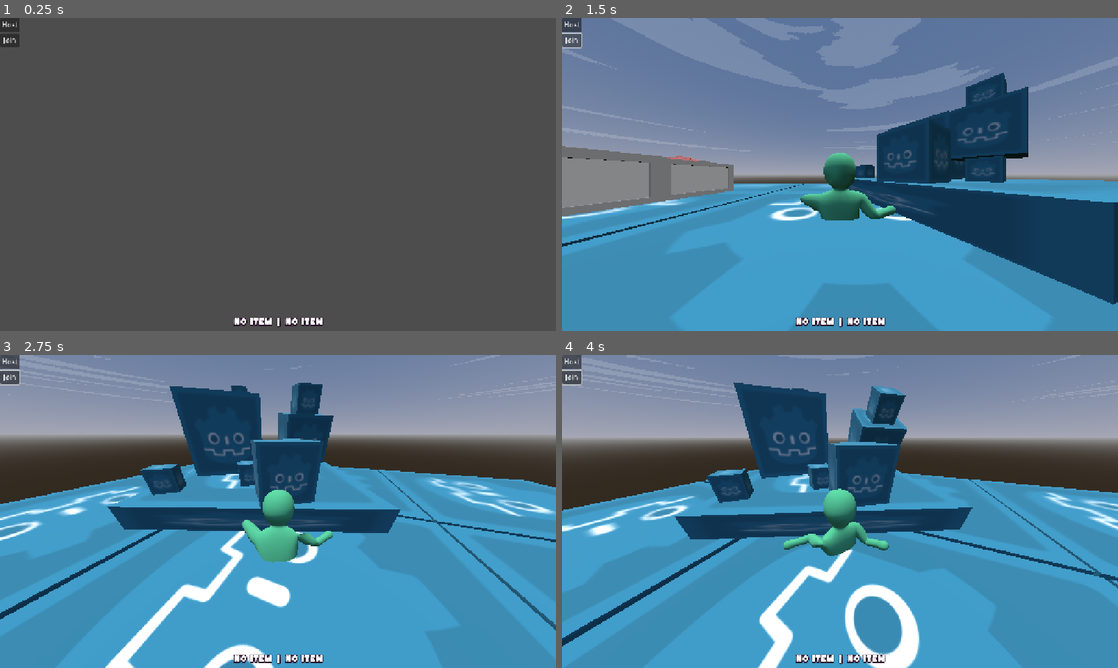
Above: before the commit, frames 1-4 (two rows, left to right).
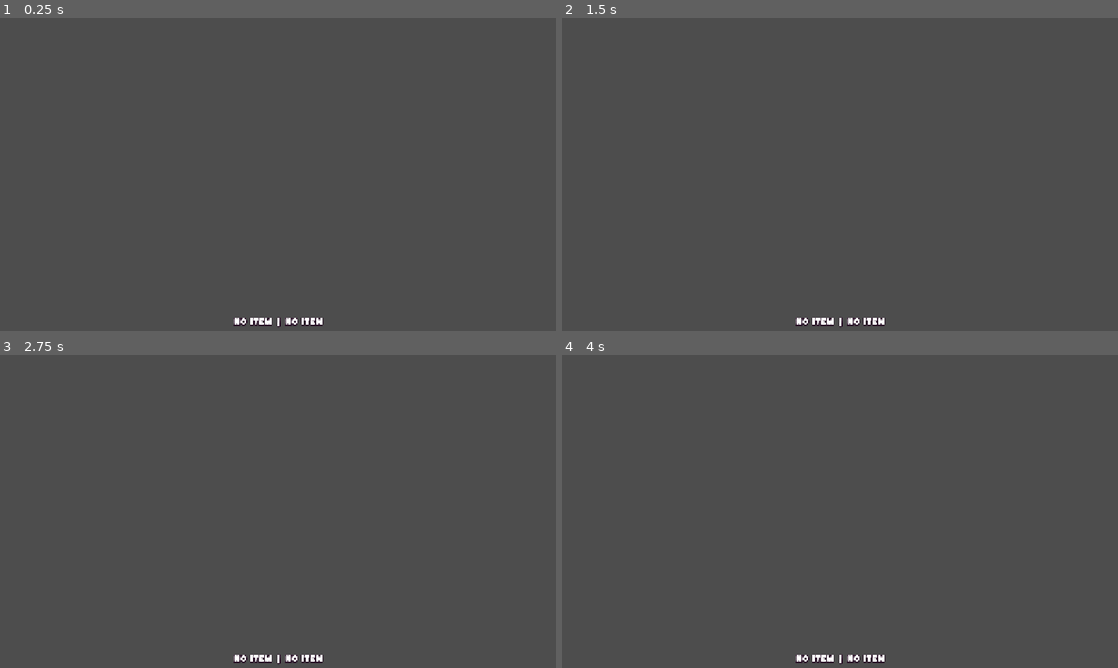
Above: after the commit, the same moments.

Repository: Lost-Rabbit-Digital/ChefWobbles
Game: Godot game, scene res://scenes/worlds/demo_scene.tscn
Two runs of this game, one before a commit and one after it. Both use one fixed random seed, a clock stepped at 60 frames per second and the inputs below. Sound files missing from this copy of the repository are replaced by a short silence.
Inputs (mouse positions are in pixels of both pictures, inside the frame that each line leads up to):
- Up to frame 1 (0.25 s): no input
- Up to frame 2 (1.5 s): click (573, 24) at 0.5 s, where only the run before the commit has a clickable "Host"; click (573, 39) at 1.25 s, where only the run before the commit has a clickable "Join"
- Up to frame 3 (2.75 s): move the mouse to (305, 511) at 2.02 s; press the mouse at (305, 511) at 2.03 s; hold W (move_forward) from 2.03 s (still down)
- Up to frame 4 (4 s): keep holding W (move_forward); move the mouse to (812, 511) at 2.77 s; release the mouse at (812, 511) at 2.78 s; right-click (812, 511) at 2.85 s; move the mouse to (851, 505) at 3.52 s; tap R (ragdoll) at 3.6 s

The runs differ from the first frame. In frame 1, 0.3% of the frame differs, in the area x 0-4%, y 0-10%; in frame 2, 99%, in the area x 0-100%, y 0-100%; in frame 3, 97%; in frame 4, 97%.

Commit message:
Linked the multiplayer to the main menu

Diff:
--- a/godot_project/Scenes/character.tscn
+++ b/godot_project/Scenes/character.tscn
@@ -303,10 +303,10 @@
 shape = SubResource("BoxShape3D_fo83p")
 
 [node name="Physical Bone LArm1" type="PhysicalBone3D" parent="Physical/Armature/Skeleton3D" index="2"]
-transform = Transform3D(-3.55754e-20, 0, -1, -1, 7.54975e-08, 3.55754e-20, 7.54975e-08, 1, 0, 0.91576, 1, 0)
-joint_type = 2
-joint_offset = Transform3D(1, 0, 0, 0, 1, 0, 0, 0, 1, 1.12071e-20, 3.18525e-33, 0.31882)
-body_offset = Transform3D(1, 2.84217e-13, -3.51519e-20, -3.51519e-20, 0, -1, -2.84217e-13, 1, 0, 0, 0.31882, 0)
+transform = Transform3D(-3.64224e-20, 0, -1, -1, 7.54975e-08, 3.64224e-20, 7.54975e-08, 1, 0, 0.91576, 1, 0)
+joint_type = 2
+joint_offset = Transform3D(1, 0, 0, 0, 1, 0, 0, 0, 1, 1.14772e-20, 3.26201e-33, 0.31882)
+body_offset = Transform3D(1, 2.84217e-13, -3.59989e-20, -3.59989e-20, 0, -1, -2.84217e-13, 1, 0, 0, 0.31882, 0)
 friction = 0.2
 linear_damp_mode = 1
 angular_damp = 1.0
@@ -322,10 +322,10 @@
 shape = SubResource("CapsuleShape3D_qknsb")
 
 [node name="Physical Bone LArm2" type="PhysicalBone3D" parent="Physical/Armature/Skeleton3D" index="3"]
-transform = Transform3D(-3.55754e-20, 0, -1, -1, 7.54975e-08, 3.55754e-20, 7.54975e-08, 1, 0, 1.61445, 1, -1.42109e-14)
-joint_type = 2
-joint_offset = Transform3D(1, 0, 0, 0, 1, 0, 0, 0, 1, 1.33532e-20, 7.10543e-15, 0.379871)
-body_offset = Transform3D(1, 2.84217e-13, -3.51519e-20, -3.51519e-20, 0, -1, -2.84217e-13, 1, 0, 0, 0.379871, -7.10543e-15)
+transform = Transform3D(-3.64224e-20, 0, -1, -1, 7.54975e-08, 3.64224e-20, 7.54975e-08, 1, 0, 1.61445, 1, -1.42109e-14)
+joint_type = 2
+joint_offset = Transform3D(1, 0, 0, 0, 1, 0, 0, 0, 1, 1.36749e-20, 7.10543e-15, 0.379871)
+body_offset = Transform3D(1, 2.84217e-13, -3.59989e-20, -3.59989e-20, 0, -1, -2.84217e-13, 1, 0, 0, 0.379871, -7.10543e-15)
 friction = 0.2
 linear_damp_mode = 1
 angular_damp = 1.0
@@ -441,10 +441,10 @@
 [node name="LeftFootAudioPlayer" type="AudioStreamPlayer3D" parent="Physical/Armature/Skeleton3D/Physical Bone LLeg2"]
 
 [node name="Physical Bone RLeg1" type="PhysicalBone3D" parent="Physical/Armature/Skeleton3D" index="8"]
-transform = Transform3D(5.29556e-08, 0.999677, 0.0254164, 0.544879, -0.0213121, 0.838244, 0.838515, 0.0138488, -0.544703, -0.386654, -0.241816, 0.145382)
-joint_type = 2
-joint_offset = Transform3D(1, 0, 0, 0, 1, 0, 0, 0, 1, -1.1488e-06, -8.89274e-07, 0.2669)
-body_offset = Transform3D(1, -2.79397e-07, -3.57628e-07, -3.27826e-07, 2.59373e-07, -1, 2.47732e-07, 1, 2.05357e-07, 1.24425e-06, 0.2669, 8.34465e-07)
+transform = Transform3D(5.10935e-08, 0.999677, 0.0254164, 0.544879, -0.0213121, 0.838244, 0.838515, 0.0138488, -0.544703, -0.386653, -0.241816, 0.145382)
+joint_type = 2
+joint_offset = Transform3D(1, 0, 0, 0, 1, 0, 0, 0, 1, -1.1488e-06, -9.48382e-07, 0.2669)
+body_offset = Transform3D(1, -2.77534e-07, -3.57628e-07, -3.27826e-07, 2.55648e-07, -1, 2.45869e-07, 1, 2.03494e-07, 1.24425e-06, 0.2669, 8.9407e-07)
 friction = 0.2
 linear_damp_mode = 1
 angular_damp = 1.0
@@ -460,10 +460,10 @@
 shape = SubResource("CapsuleShape3D_b1rjh")
 
 [node name="Physical Bone RLeg2" type="PhysicalBone3D" parent="Physical/Armature/Skeleton3D" index="9"]
-transform = Transform3D(1.64828e-07, 1, 9.75557e-07, 0.544879, -9.0783e-07, 0.838515, 0.838515, 3.93349e-07, -0.544879, -0.393436, -0.689271, 0.436144)
-joint_type = 2
-joint_offset = Transform3D(1, 0, 0, 0, 1, 0, 0, 0, 1, -3.43664e-07, -2.25248e-06, 0.266814)
-body_offset = Transform3D(1, -3.91908e-07, -3.8743e-07, -3.57628e-07, 3.37076e-07, -1, 3.57627e-07, 1, 2.8824e-07, 4.47035e-07, 0.266814, 2.17557e-06)
+transform = Transform3D(1.64828e-07, 1, 9.75557e-07, 0.544879, -9.0783e-07, 0.838515, 0.838515, 3.9335e-07, -0.544879, -0.393436, -0.689271, 0.436144)
+joint_type = 2
+joint_offset = Transform3D(1, 0, 0, 0, 1, 0, 0, 0, 1, -3.43664e-07, -2.31208e-06, 0.266814)
+body_offset = Transform3D(1, -3.91907e-07, -3.8743e-07, -3.57628e-07, 3.37076e-07, -1, 3.57627e-07, 1, 2.88241e-07, 4.47035e-07, 0.266814, 2.23517e-06)
 friction = 0.2
 linear_damp_mode = 1
 angular_damp = 1.0
--- a/godot_project/project.godot
+++ b/godot_project/project.godot
@@ -46,6 +46,7 @@
 glass_objects=""
 paper_objects=""
 flesh_objects=""
+remote_players=""
 
 [input]
 
--- a/godot_project/scenes/user_interface/main_menu.tscn
+++ b/godot_project/scenes/user_interface/main_menu.tscn
@@ -1,5 +1,6 @@
-[gd_scene load_steps=2 format=3 uid="uid://ddlj3gyuqhkn5"]
+[gd_scene load_steps=3 format=3 uid="uid://ddlj3gyuqhkn5"]
 
+[ext_resource type="Script" uid="uid://c5s8axkpyr1u0" path="res://scripts/user_interface/main_menu.gd" id="1_xsm3n"]
 [ext_resource type="Theme" uid="uid://dq1tetwaiurgt" path="res://resources/themes/general_theme.tres" id="2_n0nnf"]
 
 [node name="MainMenu" type="Control"]
@@ -9,6 +10,7 @@
 anchor_bottom = 1.0
 grow_horizontal = 2
 grow_vertical = 2
+script = ExtResource("1_xsm3n")
 
 [node name="MainMenu" type="Control" parent="."]
 layout_mode = 1
--- a/godot_project/scenes/worlds/demo_scene.tscn
+++ b/godot_project/scenes/worlds/demo_scene.tscn
@@ -462,18 +462,3 @@
 
 [node name="GenericStation4" parent="Stations/GenericStations" groups=["metal_objects"] instance=ExtResource("18_fu8s8")]
 transform = Transform3D(4, 0, 1.36919e-14, 0, 4, 0, -1.36919e-14, 0, 4, -2.2, 0.5, 6.9)
-
-[node name="Control" type="VBoxContainer" parent="."]
-offset_right = 40.0
-offset_bottom = 40.0
-
-[node name="HostButton" type="Button" parent="Control"]
-layout_mode = 2
-text = "Host"
-
-[node name="JoinButton" type="Button" parent="Control"]
-layout_mode = 2
-text = "Join"
-
-[connection signal="pressed" from="Control/HostButton" to="." method="_on_host_button_pressed"]
-[connection signal="pressed" from="Control/JoinButton" to="." method="_on_join_button_pressed"]
--- a/godot_project/scripts/multiplayer/multiplayer_game_manager.gd
+++ b/godot_project/scripts/multiplayer/multiplayer_game_manager.gd
@@ -2,11 +2,44 @@
 
 var peer = ENetMultiplayerPeer.new()
 @export var player_scene: PackedScene
+var player_name: String = ""
 
 func _ready() -> void:
 	print("=== GAME MANAGER READY ===")
 	multiplayer.peer_connected.connect(_add_player)
 	multiplayer.peer_disconnected.connect(_remove_player)
+
+	# Check if we came from main menu
+	if get_tree().has_meta("should_host"):
+		player_name = get_tree().get_meta("player_name")
+		get_tree().remove_meta("should_host")
+		get_tree().remove_meta("player_name")
+		print("Main menu requested hosting with name: ", player_name)
+		_on_host_button_pressed()
+
+	elif get_tree().has_meta("should_join"):
+		var ip = get_tree().get_meta("join_ip")
+		player_name = get_tree().get_meta("player_name")
+		get_tree().remove_meta("should_join")
+		get_tree().remove_meta("join_ip")
+		get_tree().remove_meta("player_name")
+		print("Main menu requested joining ", ip, " with name: ", player_name)
+		_on_join_button_pressed_with_ip(ip)
+
+	elif get_tree().has_meta("singleplayer"):
+		player_name = get_tree().get_meta("player_name")
+		get_tree().remove_meta("singleplayer")
+		get_tree().remove_meta("player_name")
+		print("Main menu requested singleplayer with name: ", player_name)
+		_spawn_singleplayer()
+
+func _spawn_singleplayer():
+	# Create a single player for offline play
+	var player = player_scene.instantiate()
+	player.name = "1"
+	player.set_multiplayer_authority(1)
+	call_deferred("add_child", player)
+	print("Spawned single player: ", player_name)
 
 func _add_player(id: int):
 	print("_add_player called with ID: ", id, " (Is server: ", multiplayer.is_server(), ")")
@@ -21,7 +54,7 @@
 
 	var player = player_scene.instantiate()
 	player.name = str(id)
-	player.set_multiplayer_authority(id)  # Ensure authority is set
+	player.set_multiplayer_authority(id)
 	call_deferred("add_child", player)
 	print("Server spawned player: ", id)
 
@@ -31,6 +64,7 @@
 		player.queue_free()
 		print("Removed player: ", id)
 
+# === YOUR LEGACY FUNCTIONS (UNCHANGED) ===
 func _on_join_button_pressed() -> void:
 	if peer.get_connection_status() != 0:
 		print("Already connected - skipping join process")
@@ -53,3 +87,14 @@
 	print("Server created - spawning host player with ID 1")
 	# Host spawns themselves immediately with ID 1
 	_add_player(1)
+
+# === NEW FUNCTION FOR IP-SPECIFIC JOINING ===
+func _on_join_button_pressed_with_ip(ip: String) -> void:
+	if peer.get_connection_status() != 0:
+		print("Already connected - skipping join process")
+		return
+
+	print("Creating client for IP: ", ip)
+	peer.create_client(ip, 3824)
+	multiplayer.multiplayer_peer = peer
+	print("Client connecting to server at: ", ip)
--- /dev/null
+++ b/godot_project/scripts/user_interface/main_menu.gd
@@ -0,0 +1,146 @@
+extends Control
+
+# === SCENE REFERENCES ===
+@export var demo_scene_path: String = "res://scenes/worlds/demo_scene.tscn"
+var game_manager: Node3D = null
+
+# === UI REFERENCES ===
+@onready var main_menu = $MainMenu
+@onready var lobby = $Lobby
+@onready var join_dialog = $MainMenu/JoinDialog
+
+# Main Menu UI
+@onready var player_name_input = $MainMenu/VBoxContainer/PlayerNameInput
+@onready var host_button = $MainMenu/VBoxContainer/HostButton
+@onready var join_button = $MainMenu/VBoxContainer/JoinButton
+@onready var singleplayer_button = $MainMenu/VBoxContainer/SinglePlayerButton
+
+# Join Dialog UI
+@onready var ip_input = $MainMenu/JoinDialog/VBoxContainer/IPInput
+@onready var join_confirm_button = $MainMenu/JoinDialog/VBoxContainer/JoinConfirmButton
+
+# Lobby UI
+@onready var status_label = $Lobby/VBoxContainer/StatusLabel
+@onready var start_game_button = $Lobby/VBoxContainer/HBoxContainer/StartGameButton
+@onready var leave_lobby_button = $Lobby/VBoxContainer/HBoxContainer/LeaveLobbyButton
+@onready var player_list = $Lobby/VBoxContainer/PlayerList
+
+# Connection UI
+@onready var connection_dialog = $ConnectionDialog
+@onready var connection_status = $ConnectionStatus
+
+# === PLAYER TRACKING ===
+var connected_players: Dictionary = {}
+var player_name: String = ""
+var is_hosting: bool = false
+
+func _ready():
+	print("=== MAIN MENU READY ===")
+	_setup_ui_connections()
+	_update_connection_status("Ready to connect")
+
+	# Set default values
+	ip_input.text = "localhost"
+	player_name_input.text = "Chef" + str(randi_range(1, 999))
+
+func _setup_ui_connections():
+	# Main menu buttons
+	host_button.pressed.connect(_on_host_button_pressed)
+	join_button.pressed.connect(_on_join_button_pressed)
+	singleplayer_button.pressed.connect(_on_singleplayer_button_pressed)
+
+	# Join dialog
+	join_confirm_button.pressed.connect(_on_join_confirm_pressed)
+
+	# Lobby buttons
+	start_game_button.pressed.connect(_on_start_game_pressed)
+	leave_lobby_button.pressed.connect(_on_leave_lobby_pressed)
+
+# === MAIN MENU FUNCTIONS ===
+func _on_host_button_pressed():
+	player_name = player_name_input.text.strip_edges()
+	if player_name.is_empty():
+		player_name = "Host"
+
+	# Store that we want to host
+	is_hosting = true
+	_update_connection_status("Preparing to host...")
+
+	# Load demo scene and let GameManager handle hosting
+	_load_demo_scene_and_host()
+
+func _on_join_button_pressed():
+	join_dialog.popup_centered()
+
+func _on_join_confirm_pressed():
+	player_name = player_name_input.text.strip_edges()
+	if player_name.is_empty():
+		player_name = "Player"
+
+	var ip = ip_input.text.strip_edges()
+	if ip.is_empty():
+		ip = "localhost"
+
+	join_dialog.hide()
+	is_hosting = false
+	_update_connection_status("Preparing to join " + ip + "...")
+
+	# Load demo scene and let GameManager handle joining
+	_load_demo_scene_and_join(ip)
+
+func _on_singleplayer_button_pressed():
+	player_name = player_name_input.text.strip_edges()
+	if player_name.is_empty():
+		player_name = "Solo Chef"
+
+	# Load demo scene for singleplayer
+	_load_demo_scene_singleplayer()
+
+func _on_start_game_pressed():
+	# This will be implemented when we add lobby functionality
+	print("Start game pressed")
+
+func _on_leave_lobby_pressed():
+	# This will be implemented when we add lobby functionality
+	print("Leave lobby pressed")
+
+# === SCENE MANAGEMENT ===
+func _load_demo_scene_and_host():
+	# Store info for GameManager to handle hosting
+	get_tree().set_meta("should_host", true)
+	get_tree().set_meta("player_name", player_name)
+
+	var error = get_tree().change_scene_to_file(demo_scene_path)
+	if error != OK:
+		print("Failed to load demo scene: ", error)
+		_show_error("Failed to load game scene")
+
+func _load_demo_scene_and_join(ip: String):
+	# Store info for GameManager to handle joining
+	get_tree().set_meta("should_join", true)
+	get_tree().set_meta("join_ip", ip)
+	get_tree().set_meta("player_name", player_name)
+
+	var error = get_tree().change_scene_to_file(demo_scene_path)
+	if error != OK:
+		print("Failed to load demo scene: ", error)
+		_show_error("Failed to load game scene")
+
+func _load_demo_scene_singleplayer():
+	# Store info for GameManager
+	get_tree().set_meta("singleplayer", true)
+	get_tree().set_meta("player_name", player_name)
+
+	var error = get_tree().change_scene_to_file(demo_scene_path)
+	if error != OK:
+		print("Failed to load demo scene: ", error)
+		_show_error("Failed to load game scene")
+
+# === UTILITY FUNCTIONS ===
+func _update_connection_status(status: String):
+	connection_status.text = status
+
+func _show_error(message: String):
+	connection_dialog.dialog_text = message
+	connection_dialog.popup_centered()
+	_update_connection_status("Error: " + message)
Not shown, added: godot_project/scripts/user_interface/main_menu.gd.uid
